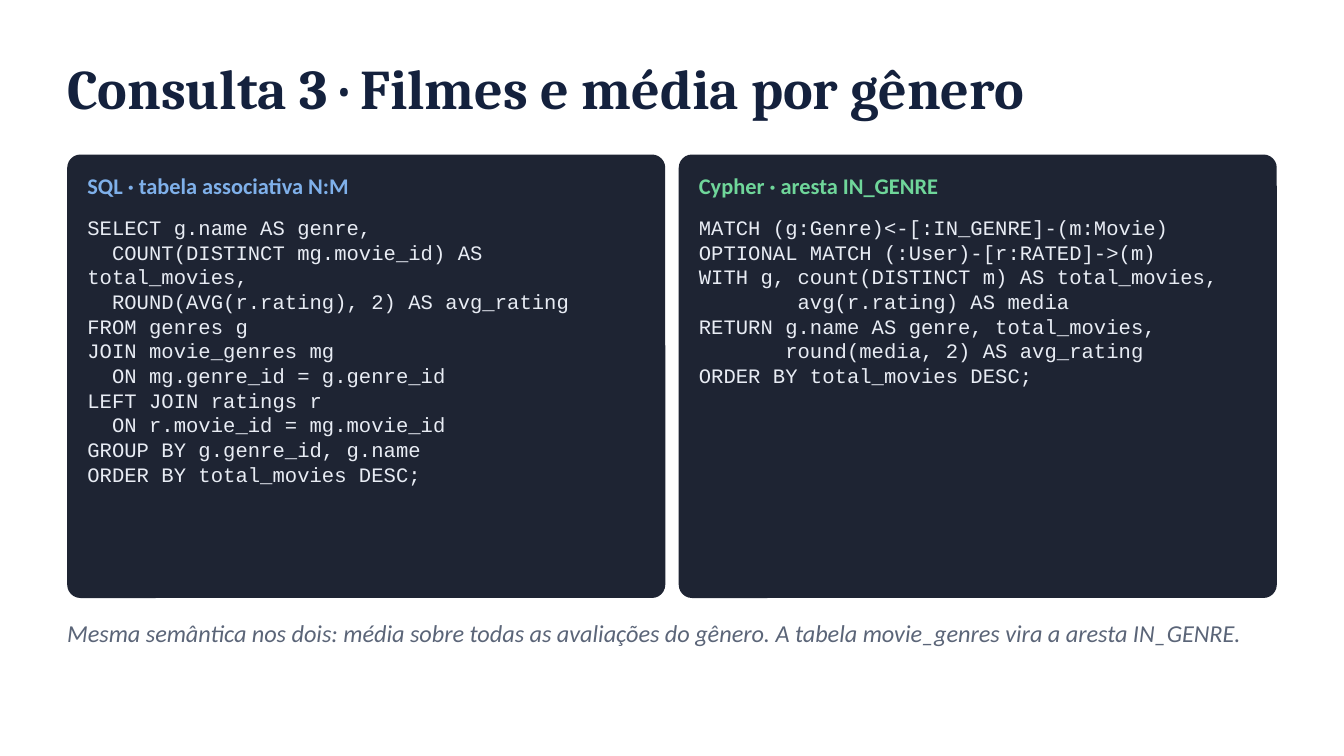
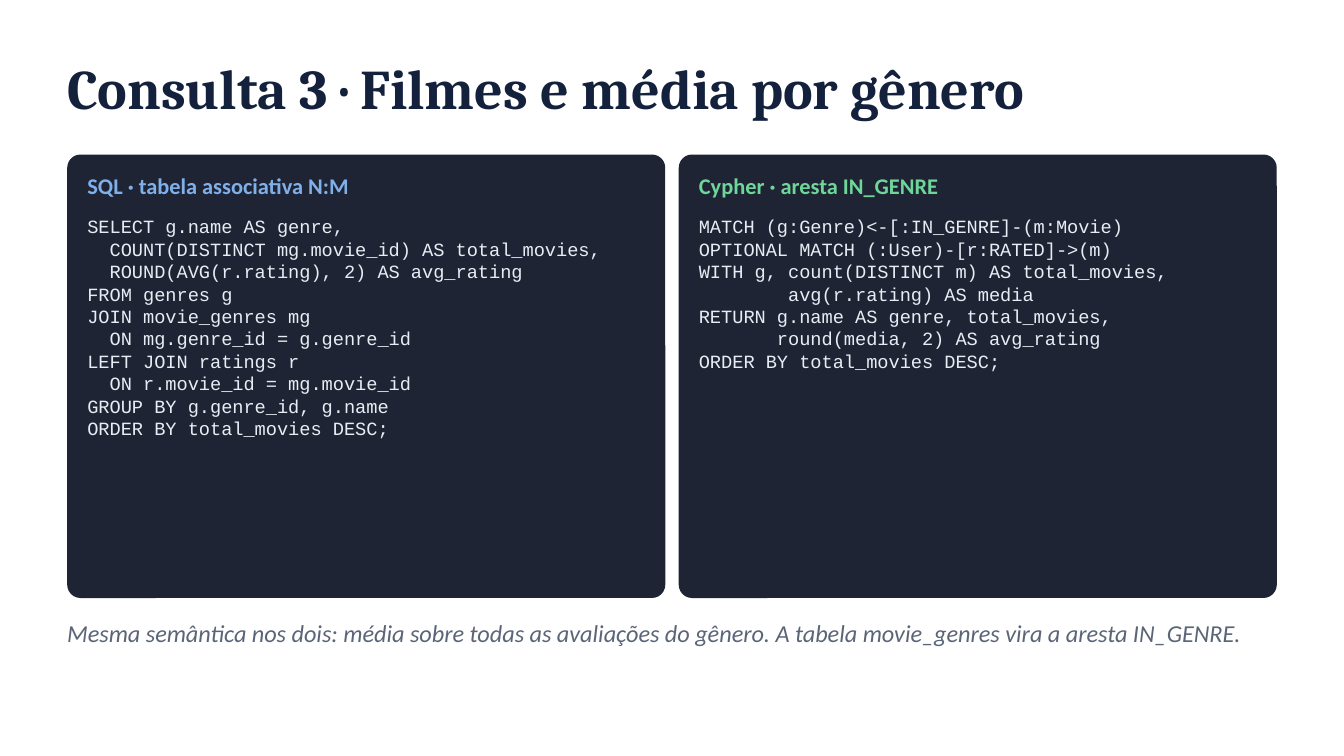
Before and after one commit to FineiasAntonio/BancoDeDados, a slide deck: slide 16 of docs/apresentacao.pptx (slide 10 before the commit). Drawn at 1344x756 pixels with LibreOffice and Linux fonts; fonts in the diff are those of the drawing. Boxes give left, top, right and bottom in pixels: in the first picture for what was removed or moved away, otherwise in the second. Text is boxed around its words. In the diff, an @@ line names an element or a change of style, - is before the commit and + after.

```diff
--- a/docs/apresentacao.pptx
+++ b/docs/apresentacao.pptx
@@ text "SELECT g.name AS genre," at (87, 220, 601, 439): size 11 to 10 pt @@
@@ text "MATCH (g:Genre)<-[:IN_GENRE]-(m:Movie)" at (699, 220, 1168, 372): size 11 to 10 pt @@
```
Also in this commit, not shown: 6 slides added, 4 slides removed.
